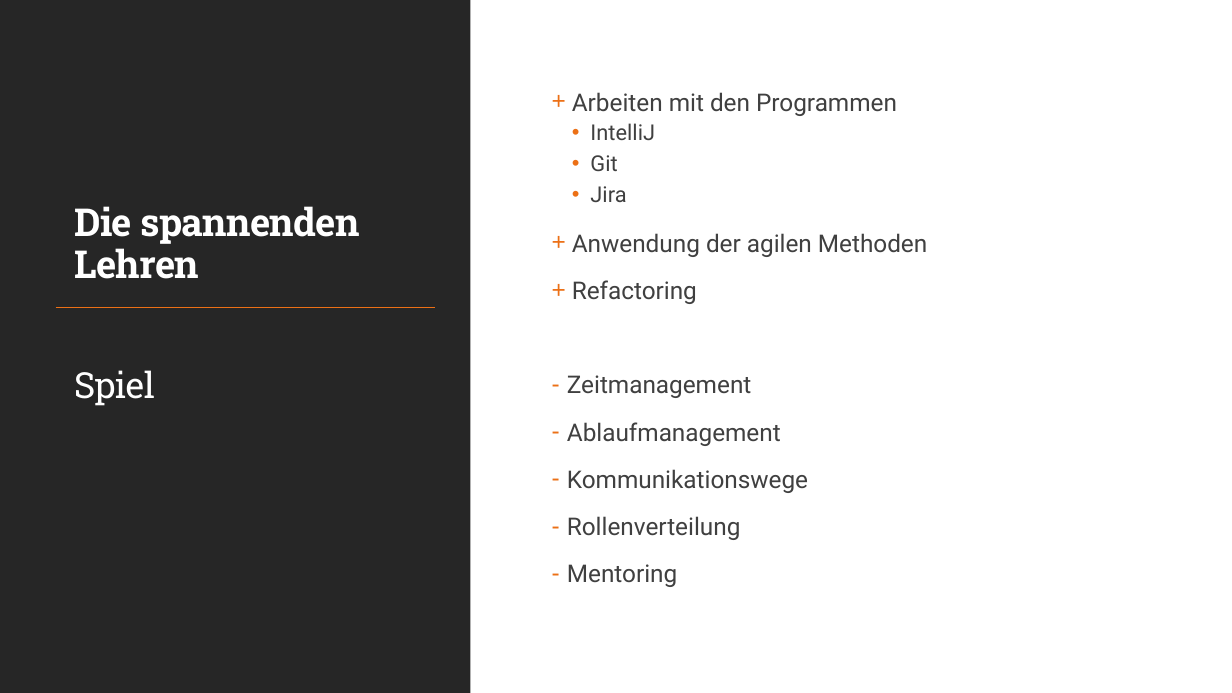
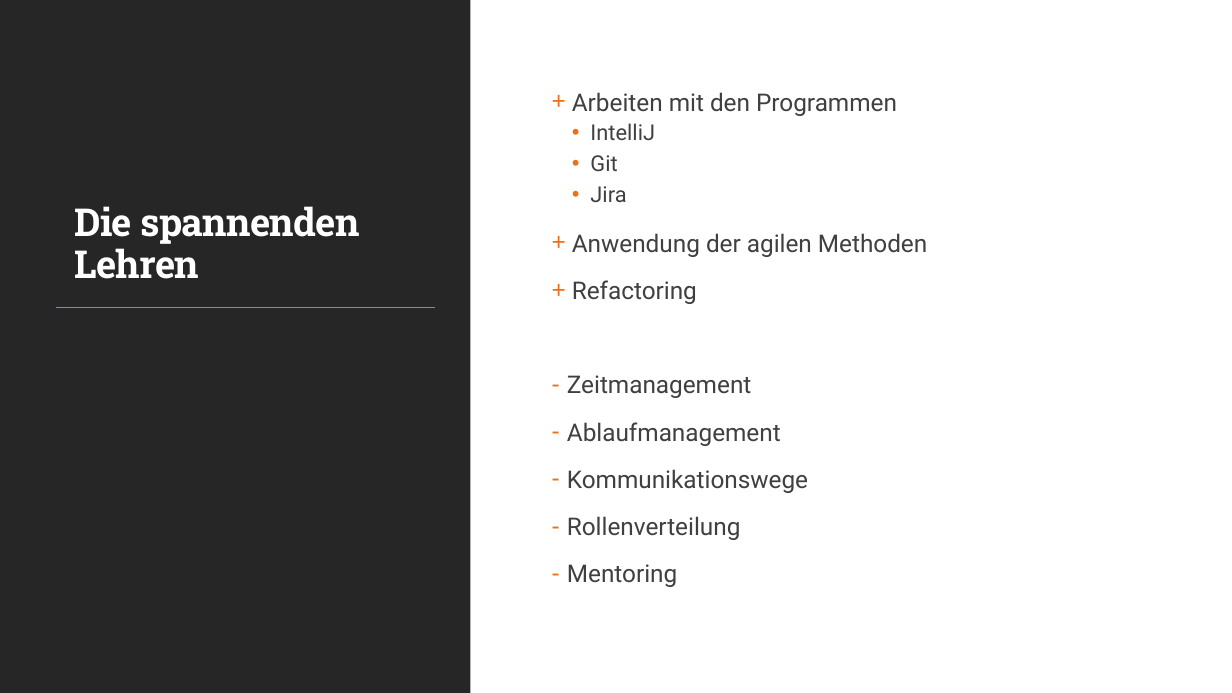
Before and after one commit to flyingcodeman/TM22_SoftwareEngineering_Gruppe2, a slide deck: slide 11 of Finale_Abgabe/Schiffe_versenken.pptx. Drawn at 1232x693 pixels with LibreOffice and Linux fonts; fonts in the diff are those of the drawing. Boxes give left, top, right and bottom in pixels: in the first picture for what was removed or moved away, otherwise in the second. Text is boxed around its words. In the diff, an @@ line names an element or a change of style, - is before the commit and + after.

```diff
--- a/Finale_Abgabe/Schiffe_versenken.pptx
+++ b/Finale_Abgabe/Schiffe_versenken.pptx
@@ text removed at box(74, 370, 155, 406) @@
-Spiel
```
Also in this commit, not shown: 4 other slides changed, 11 other files.
